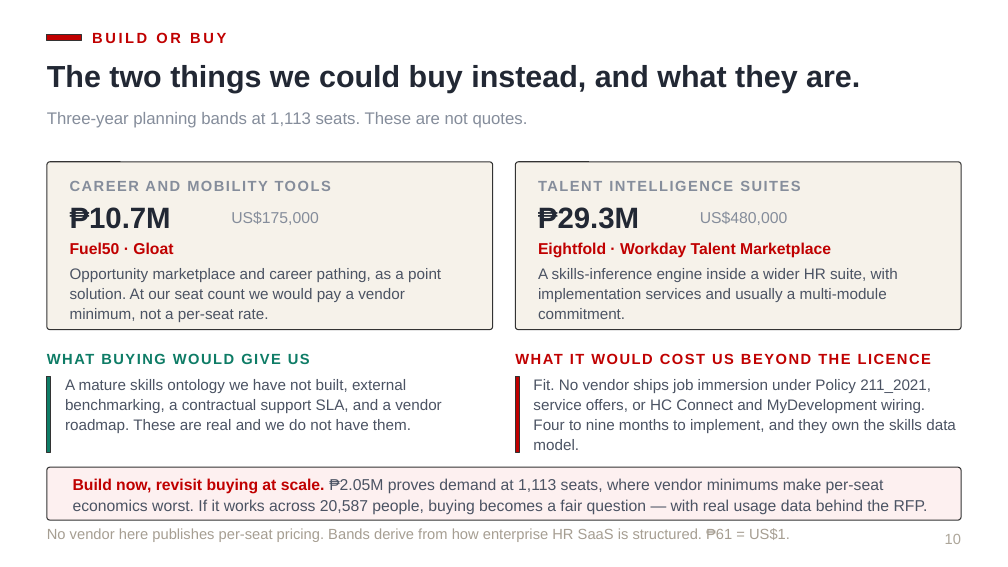
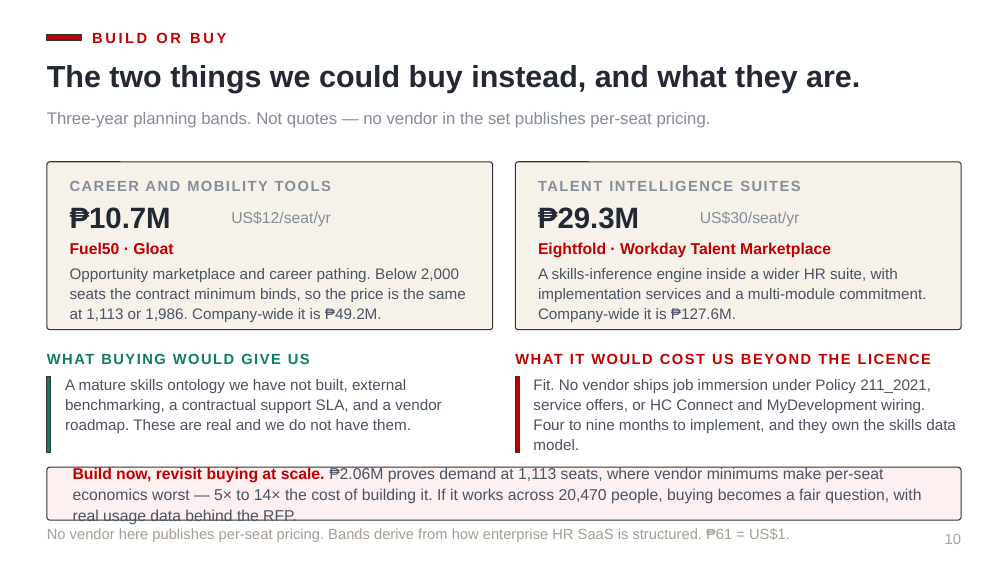
Before and after one commit to Ruffa06/Talent-Marketplace, a slide deck: slide 10 of docs/Growth_Executive_ALP.pptx. Drawn at 1008x567 pixels with LibreOffice and Linux fonts; fonts in the diff are those of the drawing. Boxes give left, top, right and bottom in pixels: in the first picture for what was removed or moved away, otherwise in the second. Text is boxed around its words. In the diff, an @@ line names an element or a change of style, - is before the commit and + after.

```diff
--- a/docs/Growth_Executive_ALP.pptx
+++ b/docs/Growth_Executive_ALP.pptx
@@ text at bbox=[47, 112, 711, 128]: text changed @@
-Three-year planning bands at 1,113 seats. These are not quotes.
+Three-year planning bands. Not quotes — no vendor in the set publishes per-seat pricing.
@@ text at bbox=[231, 211, 331, 226]: text changed @@
-US$175,000
+US$12/seat/yr
@@ text at bbox=[700, 211, 800, 226]: text changed @@
-US$480,000
+US$30/seat/yr
@@ text at bbox=[70, 268, 466, 322]: text changed @@
-Opportunity marketplace and career pathing, as a point solution. At our seat count we would pay a vendor minimum, not a per-seat rate.
+Opportunity marketplace and career pathing. Below 2,000 seats the contract minimum binds, so the price is the same at 1,113 or 1,986. Company-wide it is ₱49.2M.
@@ text at bbox=[538, 268, 926, 322]: text changed @@
-A skills-inference engine inside a wider HR suite, with implementation services and usually a multi-module commitment.
+A skills-inference engine inside a wider HR suite, with implementation services and a multi-module commitment. Company-wide it is ₱127.6M.
@@ text at bbox=[73, 467, 922, 525]: text changed @@
-Build now, revisit buying at scale. ₱2.05M proves demand at 1,113 seats, where vendor minimums make per-seat economics worst. If it works across 20,587 people, buying becomes a fair question — with real usage data behind the RFP.
+Build now, revisit buying at scale. ₱2.06M proves demand at 1,113 seats, where vendor minimums make per-seat economics worst — 5× to 14× the cost of building it. If it works across 20,470 people, buying becomes a fair question, with real usage data behind the RFP.
```
Also in this commit, not shown: 6 other slides changed, 2 slides added, 2 slides removed, 5 other files.
